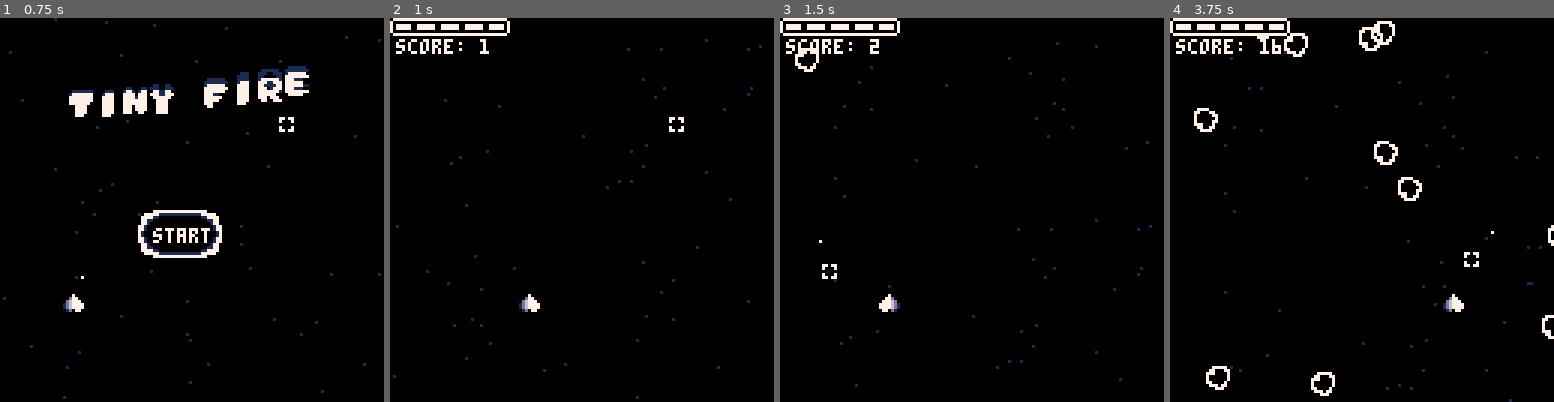
Above: before the commit, frames 1-4 (left to right).
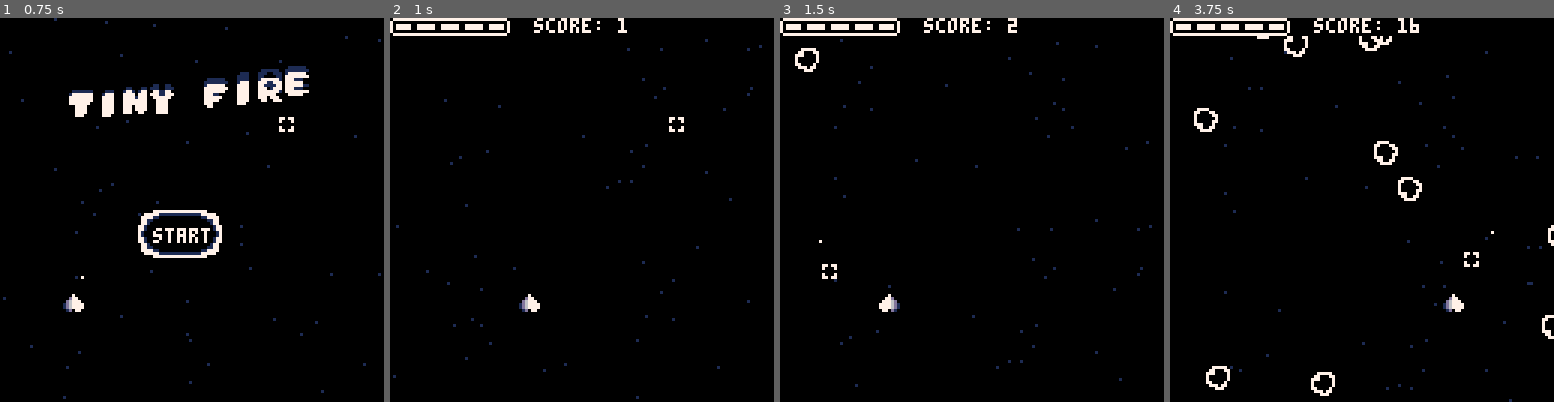
Above: after the commit, the same moments.

Repository: ethanjurman/asteroid-grinder
Game: PICO-8 cartridge tiny-fire.p8
The game is run twice, just before and just after one commit, with the same random seed, the same clock (stepped at 60 frames per second) and the same inputs.
Inputs (mouse positions are in pixels of both pictures, inside the frame that each line leads up to):
- Up to frame 1 (0.75 s): tap X (X key) at 0.33 s; click (280, 121) at 0.67 s; tap O (Z key) at 0.7 s
- Up to frame 2 (1 s): no input
- Up to frame 3 (1.5 s): tap X (X key) at 1.07 s; click (826, 267) at 1.22 s
- Up to frame 4 (3.75 s): hold Right 1.6-2.1 s; tap O (Z key) every 0.4 s from 1.7 to 3.7 s; click (1277, 114) at 1.77 s; tap X (X key) at 1.85, 2.97 s; hold Up 2.15-2.42 s; click (1342, 259) at 2.32 s; hold Right 2.47-3.03 s; click (1404, 106) at 2.87 s; hold Left 3.08-3.58 s; click (1465, 256) at 3.42 s; hold Down from 3.63 s (still down)

Frame 1 is identical in both runs. In frame 2, 0.7% of the frame differs, in the area x 1-62%, y 0-10%; in frame 3, 0.7%; in frame 4, 1.0%, in the area x 1-65%, y 0-10%.

Commit message:
music and score updates

Diff:
--- a/tiny-fire.p8
+++ b/tiny-fire.p8
@@ -180,6 +180,7 @@
   rnd()*cam_shake,
   rnd()*cam_shake
  )
+ rectfill(0,0,128,5,0)
  -- hp
  palt(0, false)
  palt(11, true)
@@ -196,7 +197,7 @@
  palt(0, true)
  palt(11, false)
  -- score
- print("score: "..flr(score),2,7,7)
+ print("score: "..flr(score),48,0,7)
 end
 
 function update_hud()
@@ -218,6 +219,9 @@
 
 function music_init()
 	music(0)
+	if game_state=="game" then
+		music(-1,500)
+	end
 end
 
 function music_update()
Not shown, changed: the music (__music__) section of tiny-fire.p8
Not shown, changed: tiny-fire.js
